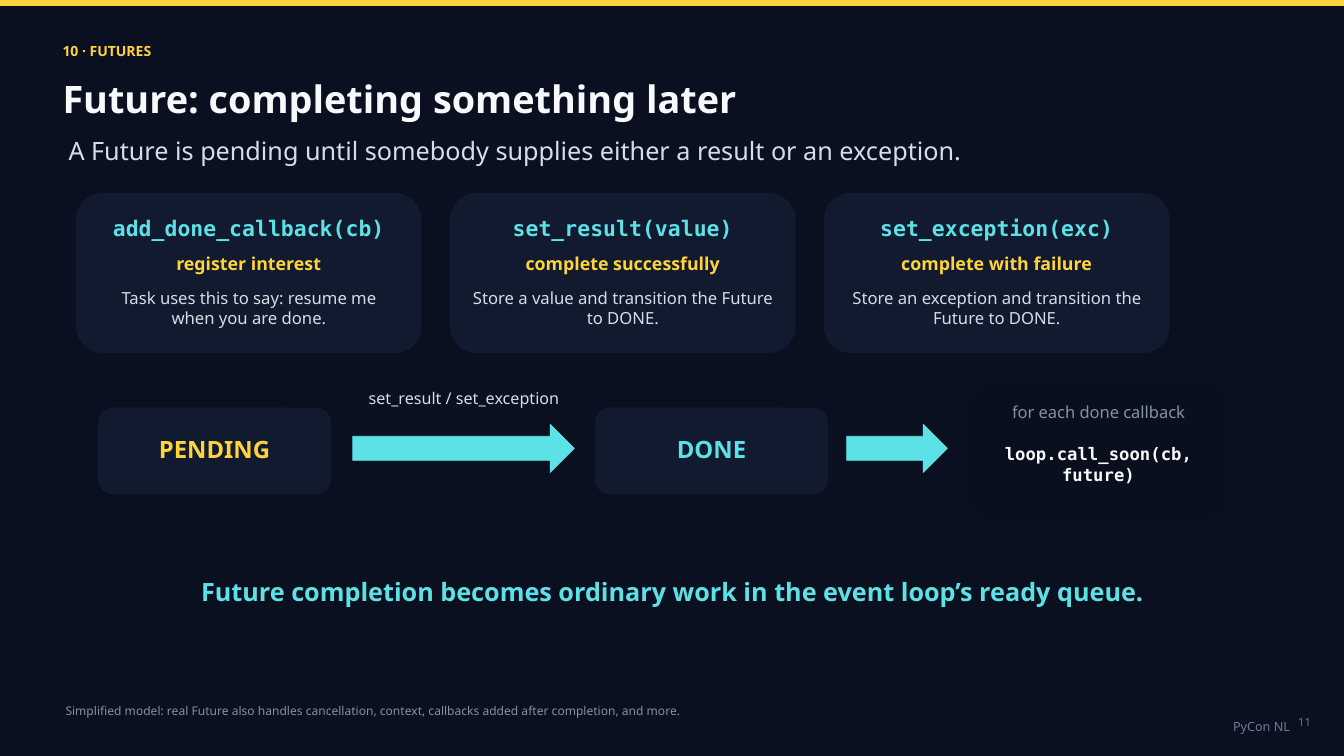
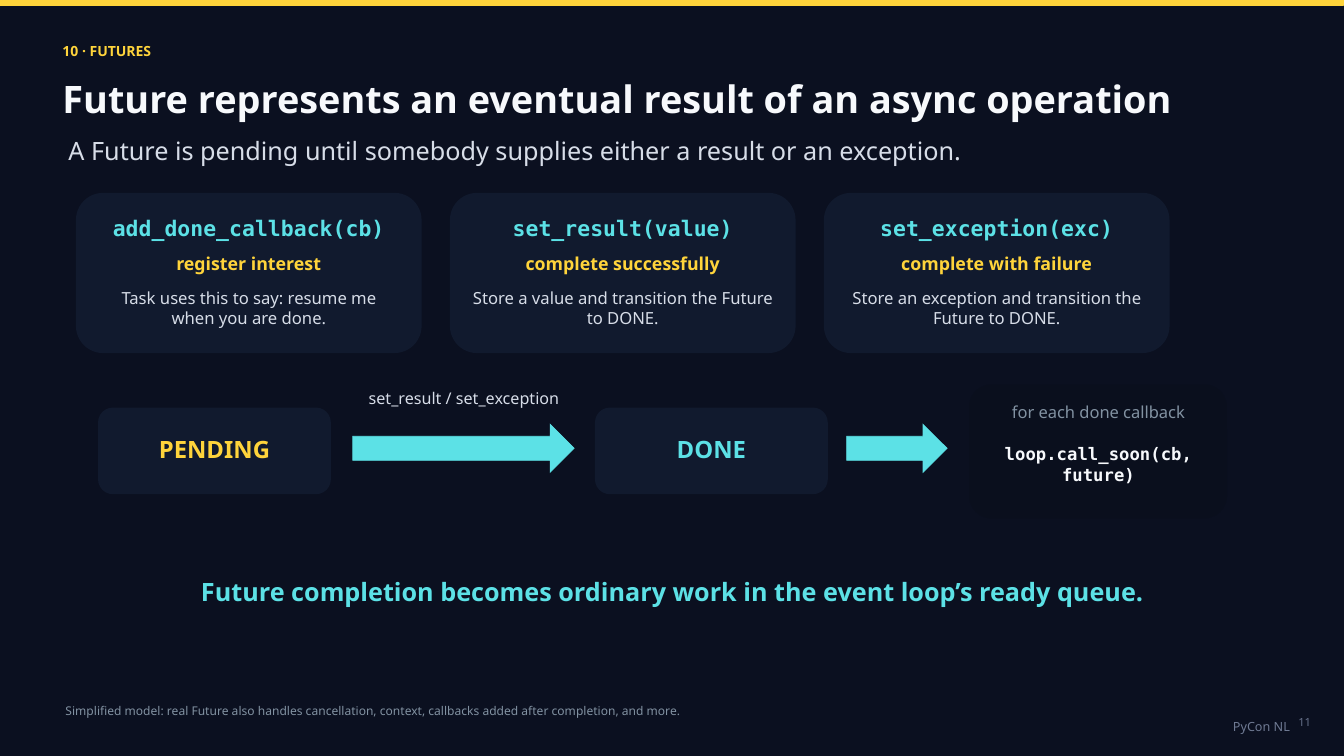
Before and after one commit to tarasko/eduloop, a slide deck: slide 15 of slides/TarasKozlov_AsyncioLoop.pptx. Drawn at 1344x756 pixels with LibreOffice and Linux fonts; fonts in the diff are those of the drawing. Boxes give left, top, right and bottom in pixels: in the first picture for what was removed or moved away, otherwise in the second. Text is boxed around its words. In the diff, an @@ line names an element or a change of style, - is before the commit and + after.

```diff
--- a/slides/TarasKozlov_AsyncioLoop.pptx
+++ b/slides/TarasKozlov_AsyncioLoop.pptx
@@ text at (62,84,1171,122): text changed @@
-Future: completing something later
+Future represents an eventual result of an async operation
```
Also in this commit, not shown: 6 other slides changed, 2 slides added, 2 slides removed, 2 other files.
